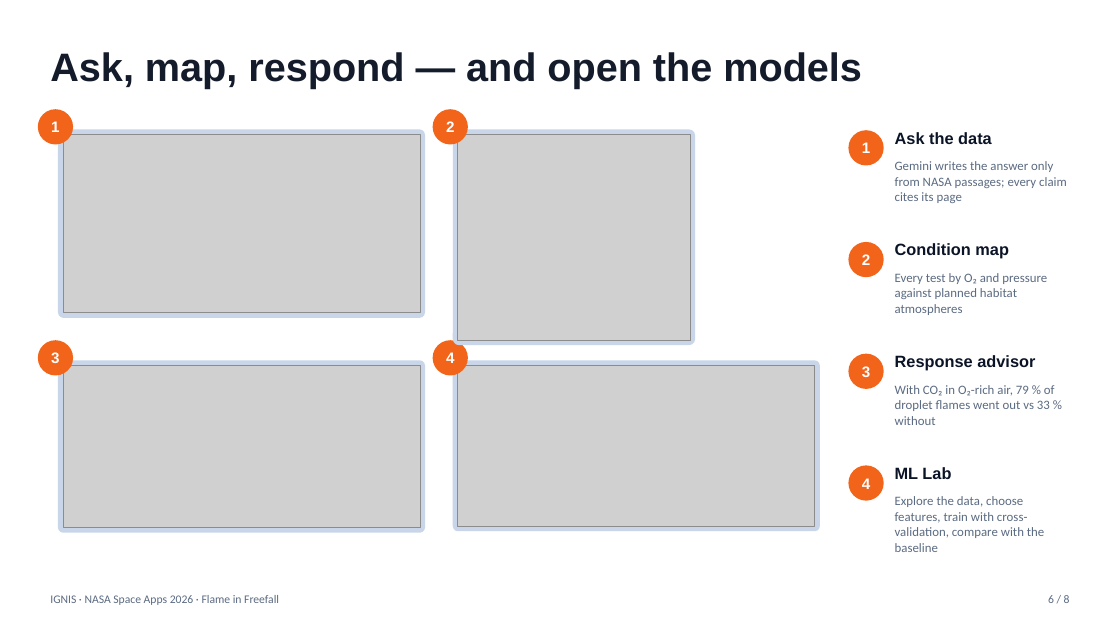
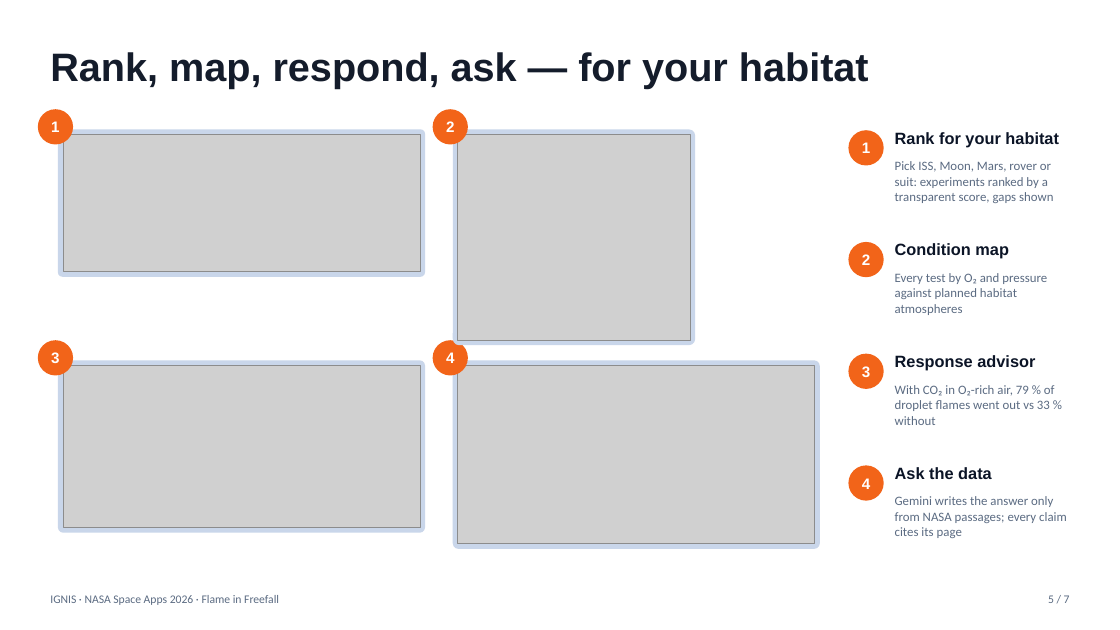
Before and after one commit to fswierta/nasa-hackathon, a slide deck: slide 5 of submission/deck.pptx (slide 6 before the commit). Drawn at 1120x630 pixels with LibreOffice and Linux fonts; fonts in the diff are those of the drawing; grey boxes stand for pictures. Boxes give left, top, right and bottom in pixels: in the first picture for what was removed or moved away, otherwise in the second. Text is boxed around its words. In the diff, an @@ line names an element or a change of style, - is before the commit and + after.

```diff
--- a/submission/deck.pptx
+++ b/submission/deck.pptx
@@ title at [50,52,869,89]: text changed @@
-Ask, map, respond — and open the models
+Rank, map, respond, ask — for your habitat
@@ rounded rectangle: place and size @@
-rounded rectangle at [58,129,425,318]
+rounded rectangle at [58,129,425,276]
@@ picture: place and size @@
-picture at [63,134,420,313]
+picture at [63,134,420,271]
@@ text at [895,132,1059,147]: text changed @@
-Ask the data
+Rank for your habitat
@@ text at [895,161,1053,203]: text changed @@
-Gemini writes the answer only from NASA passages; every claim cites its page
+Pick ISS, Moon, Mars, rover or suit: experiments ranked by a transparent score, gaps shown
@@ rounded rectangle: place and size @@
-rounded rectangle at [453,360,820,531]
+rounded rectangle at [453,360,820,549]
@@ picture: place and size @@
-picture at [458,365,815,526]
+picture at [458,365,815,544]
@@ text at [895,467,992,479]: text changed @@
-ML Lab
+Ask the data
@@ text at [895,496,1067,538]: text changed @@
-Explore the data, choose features, train with cross-validation, compare with the baseline
+Gemini writes the answer only from NASA passages; every claim cites its page
@@ text at [1048,595,1070,603]: text changed @@
-6 / 8
+5 / 7
```
Also in this commit, not shown: 6 other slides changed, 1 slide removed, 4 other files.
